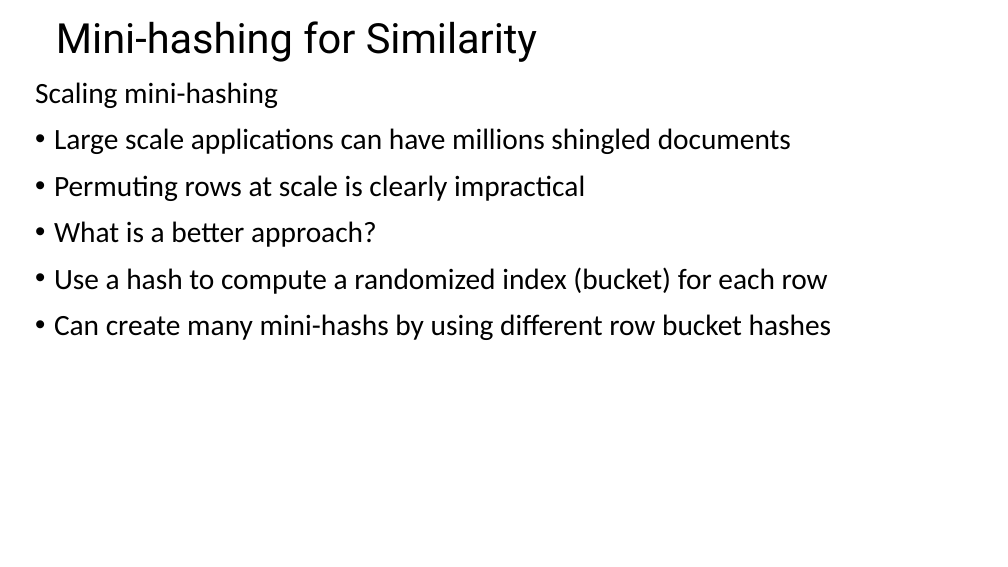
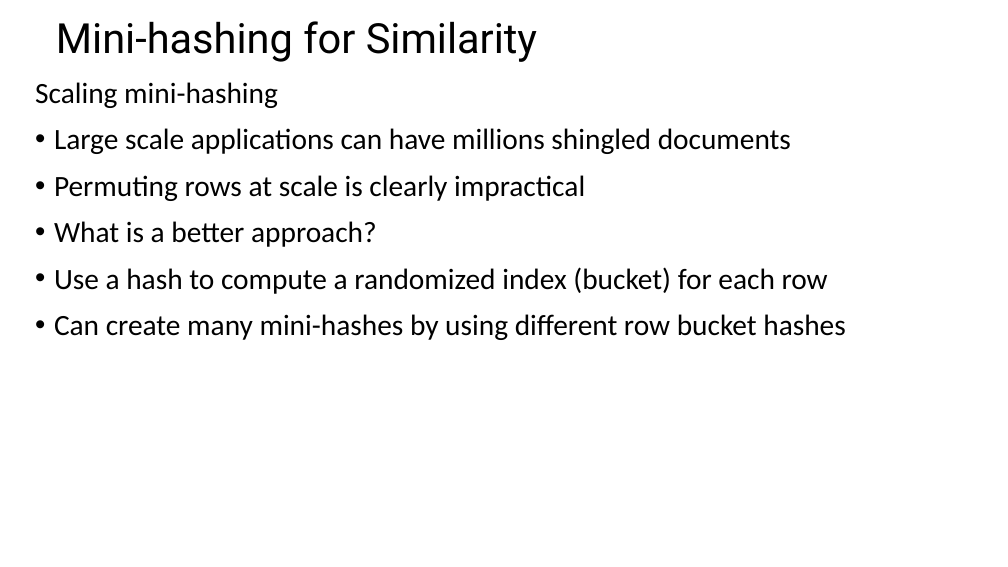
Before and after one commit to StephenElston/CSCI-E-108, a slide deck: slide 34 of slides/4_DistanceAndSimilarityMeasures.pptx. Drawn at 1008x567 pixels with LibreOffice and Linux fonts; fonts in the diff are those of the drawing. Boxes give left, top, right and bottom in pixels: in the first picture for what was removed or moved away, otherwise in the second. Text is boxed around its words. In the diff, an @@ line names an element or a change of style, - is before the commit and + after.

Commit message:
Corrections to typos in slides

```diff
--- a/slides/4_DistanceAndSimilarityMeasures.pptx
+++ b/slides/4_DistanceAndSimilarityMeasures.pptx
@@ text at (54, 314, 846, 340): text changed @@
-• Can create many mini-hashs by using different row bucket hashes
+• Can create many mini-hashes by using different row bucket hashes
```
Also in this commit, not shown: 3 other slides changed.
